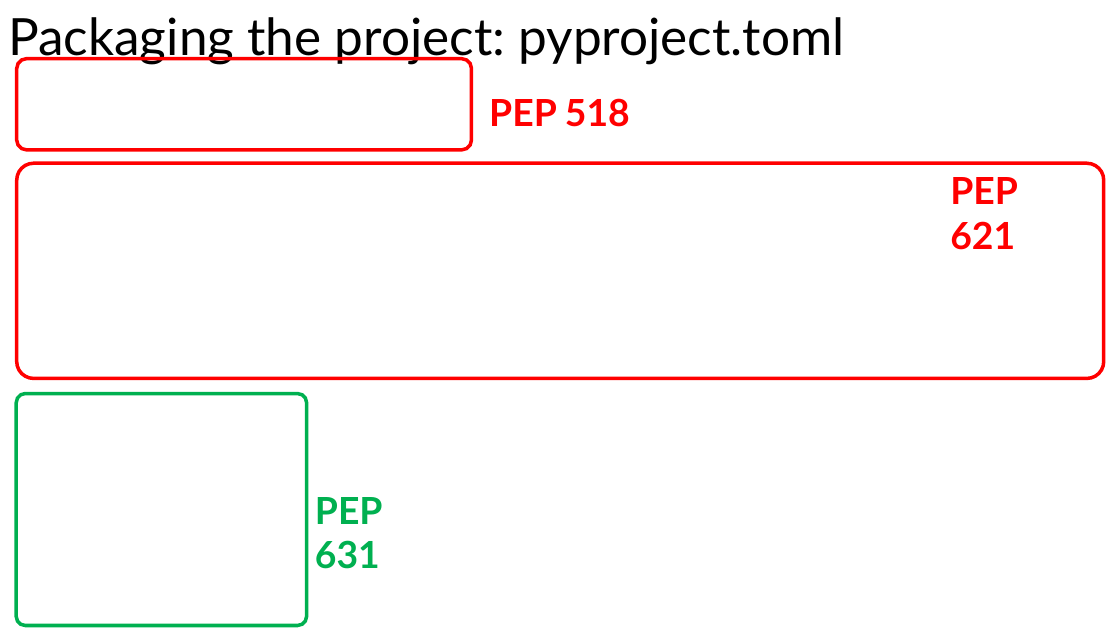
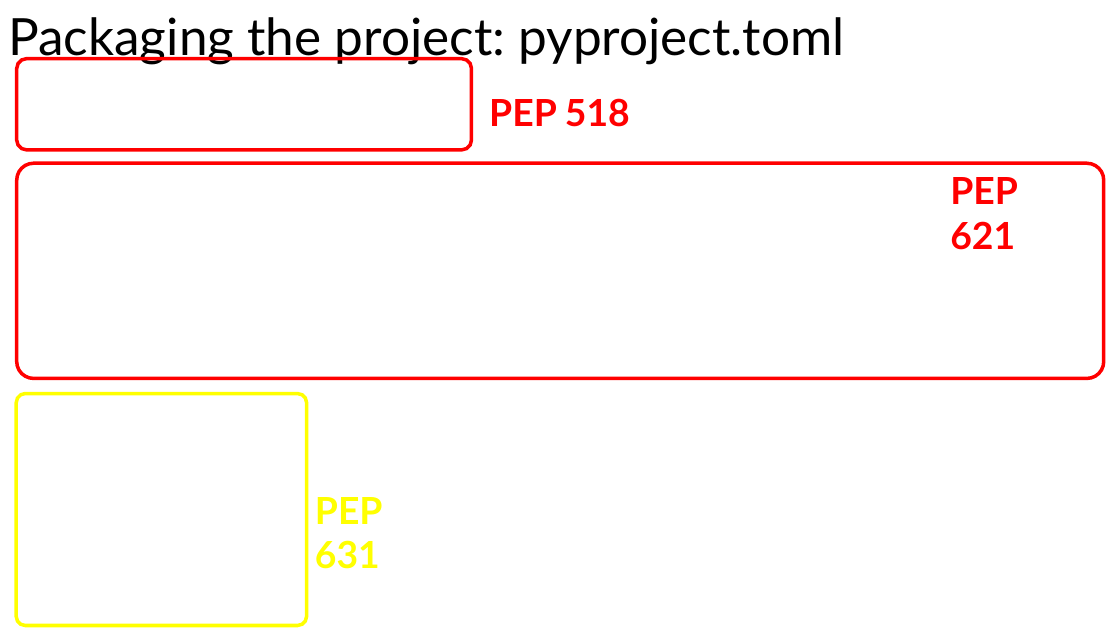
Before and after one commit to haberzdomi/CI-pipeline_project, a slide deck: slide 4 of Präsentation1.pptx. Drawn at 1120x630 pixels with LibreOffice and Linux fonts; fonts in the diff are those of the drawing; background and template pictures are left out. Boxes give left, top, right and bottom in pixels: in the first picture for what was removed or moved away, otherwise in the second. Text is boxed around its words. In the diff, an @@ line names an element or a change of style, - is before the commit and + after.

```diff
--- a/Präsentation1.pptx
+++ b/Präsentation1.pptx
@@ rounded rectangle at [16,394,307,626]: outline #00B050 3 pt to #FFFF00 3 pt @@
@@ text "PEP 631" at [315,497,383,569]: text colour #00B050 to #FFFF00 @@
```
Also in this commit, not shown: 3 other slides changed, 1 slide added, 1 slide removed.
